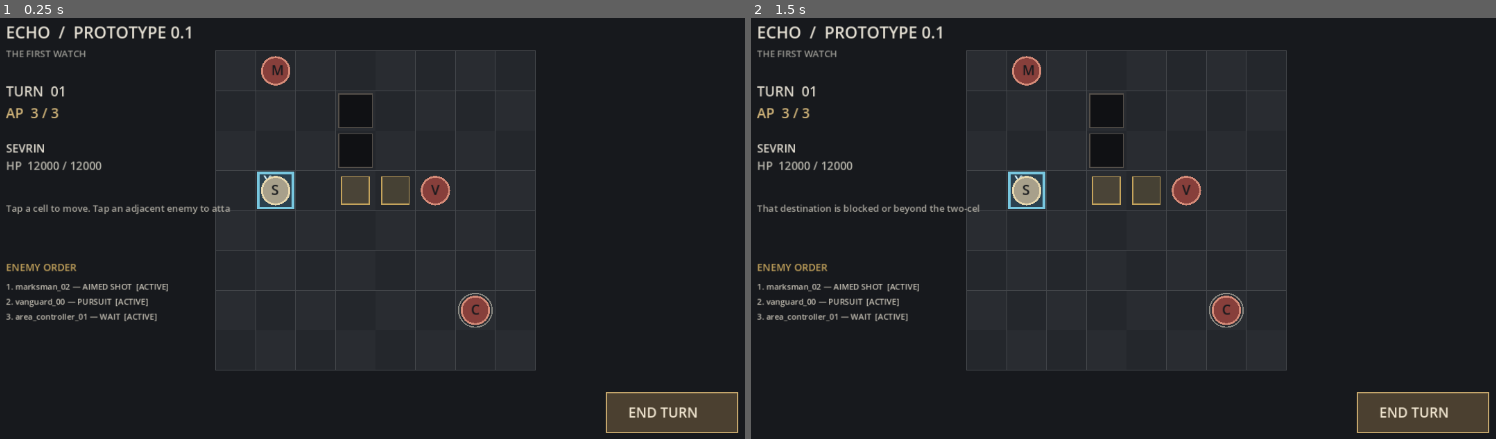
Above: before the commit, frames 1-2 (left to right).
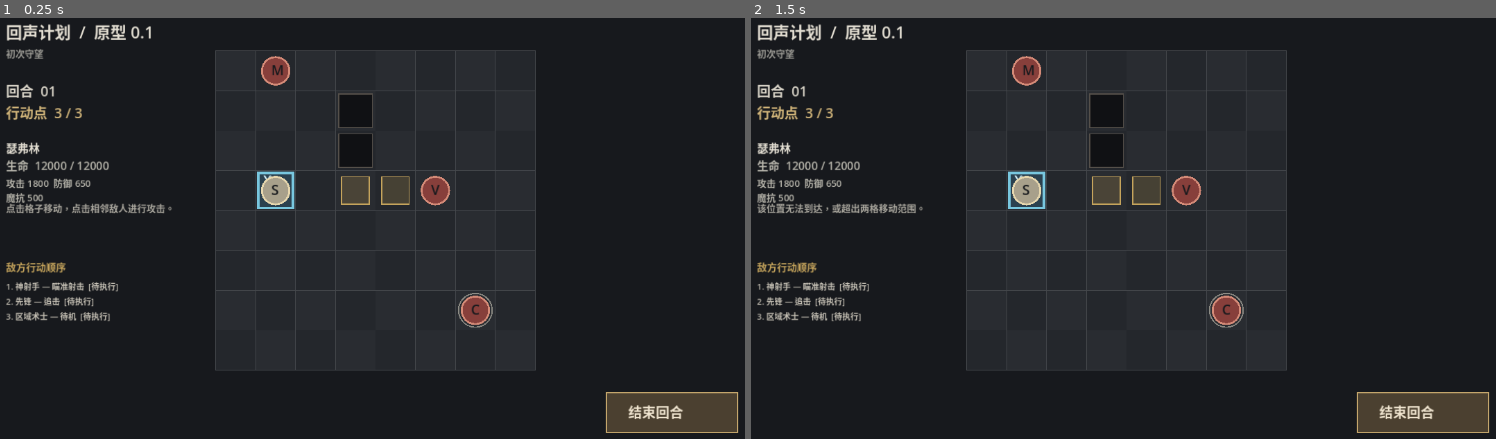
Above: after the commit, the same moments.

Repository: CWEAKLIGHT/echo-Brain
Game: Godot game, scene res://scenes/main/main.tscn
The game is run twice, just before and just after one commit, with the same random seed, the same clock (stepped at 60 frames per second) and the same inputs.
Inputs (mouse positions are in pixels of both pictures, inside the frame that each line leads up to):
- Up to frame 1 (0.25 s): no input
- Up to frame 2 (1.5 s): tap Enter at 0.5 s; move the mouse to (1302, 207) at 0.52 s; click (1302, 207) at 0.67 s; tap Space at 1.25 s; move the mouse to (967, 253) at 1.27 s; click (967, 253) at 1.42 s

The runs differ from the first frame. In frame 1, 3.0% of the frame differs, in the area x 0-94%, y 1-96%; in frame 2, 3.0%.

Commit message:
Translate battle interface and combat labels into Simplified Chinese

Diff:
--- a/scripts/ui/battle_view.gd
+++ b/scripts/ui/battle_view.gd
@@ -8,7 +8,7 @@
 const END_TURN_RECT := Rect2(1010.0, 620.0, 210.0, 64.0)
 
 var controller: BattleController
-var status_message: String = "Tap a cell to move. Tap an adjacent enemy to attack."
+var status_message: String = "点击格子移动，点击相邻敌人进行攻击。"
 
 
 func _ready() -> void:
@@ -36,8 +36,8 @@
 
 func _draw_header() -> void:
 	var font = ThemeDB.fallback_font
-	draw_string(font, Vector2(48, 52), "ECHO  /  PROTOTYPE 0.1", HORIZONTAL_ALIGNMENT_LEFT, -1, 26, Color("#e4dfd3"))
-	draw_string(font, Vector2(48, 82), "THE FIRST WATCH", HORIZONTAL_ALIGNMENT_LEFT, -1, 15, Color("#9b9a94"))
+	draw_string(font, Vector2(48, 52), "回声计划  /  原型 0.1", HORIZONTAL_ALIGNMENT_LEFT, -1, 26, Color("#e4dfd3"))
+	draw_string(font, Vector2(48, 82), "初次守望", HORIZONTAL_ALIGNMENT_LEFT, -1, 15, Color("#9b9a94"))
 
 
 func _draw_board() -> void:
@@ -105,27 +105,29 @@
 
 func _draw_hud() -> void:
 	var font = ThemeDB.fallback_font
-	draw_string(font, Vector2(48, 145), "TURN  %02d" % controller.turn_number, HORIZONTAL_ALIGNMENT_LEFT, -1, 22, Color("#d9d4c8"))
-	draw_string(font, Vector2(48, 180), "AP  %d / %d" % [controller.ap.current, controller.ap.maximum], HORIZONTAL_ALIGNMENT_LEFT, -1, 22, Color("#d4b77b"))
-	draw_string(font, Vector2(48, 235), "SEVRIN", HORIZONTAL_ALIGNMENT_LEFT, -1, 18, Color("#e4dfd3"))
+	draw_string(font, Vector2(48, 145), "回合  %02d" % controller.turn_number, HORIZONTAL_ALIGNMENT_LEFT, -1, 22, Color("#d9d4c8"))
+	draw_string(font, Vector2(48, 180), "行动点  %d / %d" % [controller.ap.current, controller.ap.maximum], HORIZONTAL_ALIGNMENT_LEFT, -1, 22, Color("#d4b77b"))
+	draw_string(font, Vector2(48, 235), "瑟弗林", HORIZONTAL_ALIGNMENT_LEFT, -1, 18, Color("#e4dfd3"))
 	var sevrin = controller.get_actor("sevrin")
 	if sevrin != null:
-		draw_string(font, Vector2(48, 263), "HP  %d / %d" % [sevrin.health, sevrin.max_health], HORIZONTAL_ALIGNMENT_LEFT, -1, 18, Color("#b9b7ad"))
+		draw_string(font, Vector2(48, 263), "生命  %d / %d" % [sevrin.health, sevrin.max_health], HORIZONTAL_ALIGNMENT_LEFT, -1, 18, Color("#b9b7ad"))
+		draw_string(font, Vector2(48, 290), "攻击 %d  防御 %d" % [sevrin.attack, sevrin.defense], HORIZONTAL_ALIGNMENT_LEFT, -1, 15, Color("#b9b7ad"))
+		draw_string(font, Vector2(48, 313), "魔抗 %d" % sevrin.magic_resistance, HORIZONTAL_ALIGNMENT_LEFT, -1, 15, Color("#b9b7ad"))
 	draw_string(font, Vector2(48, 330), status_message, HORIZONTAL_ALIGNMENT_LEFT, 360, 15, Color("#aaa79e"))
-	draw_string(font, Vector2(48, 425), "ENEMY ORDER", HORIZONTAL_ALIGNMENT_LEFT, -1, 16, Color("#c5a45c"))
+	draw_string(font, Vector2(48, 425), "敌方行动顺序", HORIZONTAL_ALIGNMENT_LEFT, -1, 16, Color("#c5a45c"))
 	var order_y := 455.0
 	for index in range(controller.intents.size()):
 		var intent = controller.intents[index]
-		var action_label: String = intent.action_id.replace("_", " ").to_upper()
-		var state_label: String = "  [ACTIVE]" if intent.state == IntentScript.IntentState.ACTIVE else ("  [RESOLVED]" if intent.state == IntentScript.IntentState.RESOLVED else "  [CANCELED]")
-		draw_string(font, Vector2(48, order_y), "%d. %s — %s%s" % [index + 1, intent.source_actor_id, action_label, state_label], HORIZONTAL_ALIGNMENT_LEFT, 315, 13, Color("#c7c2b6"))
+		var action_label: String = _action_name(intent.action_id)
+		var state_label: String = "  [待执行]" if intent.state == IntentScript.IntentState.ACTIVE else ("  [已执行]" if intent.state == IntentScript.IntentState.RESOLVED else "  [已取消]")
+		draw_string(font, Vector2(48, order_y), "%d. %s — %s%s" % [index + 1, _actor_name(intent.source_actor_id), action_label, state_label], HORIZONTAL_ALIGNMENT_LEFT, 315, 13, Color("#c7c2b6"))
 		order_y += 24.0
 	draw_rect(END_TURN_RECT, Color("#4b4030"), true)
 	draw_rect(END_TURN_RECT, Color("#c4a66c"), false, 2.0)
-	draw_string(font, END_TURN_RECT.position + Vector2(35.0, 40.0), "END TURN", HORIZONTAL_ALIGNMENT_LEFT, -1, 22, Color("#f0e5d0"))
+	draw_string(font, END_TURN_RECT.position + Vector2(35.0, 40.0), "结束回合", HORIZONTAL_ALIGNMENT_LEFT, -1, 22, Color("#f0e5d0"))
 	if controller.phase == ControllerScript.BattlePhase.FINISHED:
 		draw_rect(Rect2(330.0, 300.0, 620.0, 110.0), Color(0.06, 0.07, 0.08, 0.94), true)
-		draw_string(font, Vector2(510.0, 365.0), "BATTLE  " + controller.battle_result.to_upper(), HORIZONTAL_ALIGNMENT_LEFT, -1, 34, Color("#e4d2aa"))
+		draw_string(font, Vector2(510.0, 365.0), "战斗结束：" + ("胜利" if controller.battle_result == "victory" else "失败"), HORIZONTAL_ALIGNMENT_LEFT, -1, 34, Color("#e4d2aa"))
 
 
 func _cell_rect(cell: Vector2i) -> Rect2:
@@ -160,19 +162,19 @@
 		var actor = controller.actors[actor_id]
 		if actor.team == "enemy" and actor.is_alive() and actor.cell == cell:
 			if controller.request_player_attack(actor_id):
-				status_message = "Attack resolved."
+				status_message = "攻击已完成。"
 			else:
-				status_message = "Enemy must be orthogonally adjacent; 1 AP required."
+				status_message = "目标必须与角色相邻，且需要 1 点行动点。"
 			queue_redraw()
 			return
 
 	var path := _path_to_cell(controller.get_actor("sevrin").cell, cell)
 	if path.is_empty():
-		status_message = "That destination is blocked or beyond the two-cell move limit."
+		status_message = "该位置无法到达，或超出两格移动范围。"
 	elif controller.request_player_move(path):
-		status_message = "Moved. 1 AP spent."
+		status_message = "移动完成，消耗 1 点行动点。"
 	else:
-		status_message = "Move unavailable. Check AP and path."
+		status_message = "无法移动，请检查行动点和路径。"
 	queue_redraw()
 
 
@@ -210,5 +212,29 @@
 
 
 func _on_battle_finished(result: String) -> void:
-	status_message = "Encounter complete: " + result
-	queue_redraw()
+	status_message = "遭遇战结束：" + ("胜利" if result == "victory" else "失败")
+	queue_redraw()
+
+
+func _actor_name(actor_id: String) -> String:
+	if actor_id == "sevrin":
+		return "瑟弗林"
+	if actor_id.begins_with("vanguard"):
+		return "先锋"
+	if actor_id.begins_with("marksman"):
+		return "神射手"
+	if actor_id.begins_with("area_controller"):
+		return "区域术士"
+	return "未知单位"
+
+
+func _action_name(action_id: String) -> String:
+	var names := {
+		"charged_strike": "蓄力重击",
+		"basic_melee": "近战攻击",
+		"pursuit": "追击",
+		"aimed_shot": "瞄准射击",
+		"ground_pulse": "地脉脉冲",
+		"wait": "待机"
+	}
+	return names.get(action_id, "未知行动")
